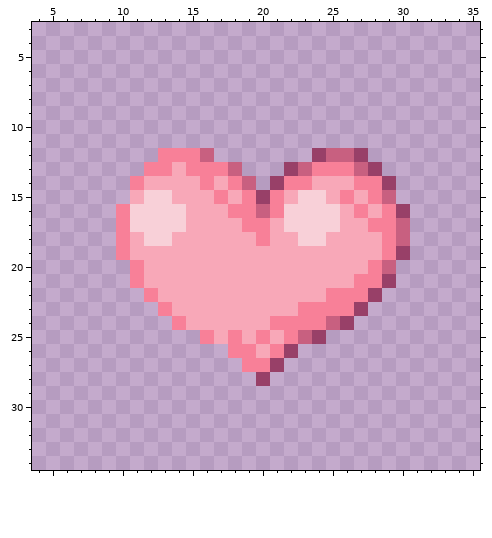
Pixel-art sprite -- assets/images/attacks/fairy-attack.png. Above is the file before it was changed.
The file is 42x40 pixels. Shown: x 4..35, y 3..34.
The same view after the edit:
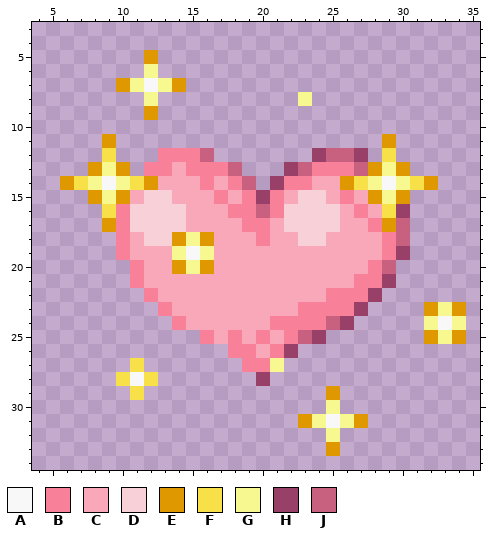
Palette (. is transparent): A #f8f8f8  B #f88098  C #f8a8b8  D #f8d0d8  E #e09800  F #f8e048  G #f8f890  H #984068  J #c86080
The exact change:
Colour A now appears in row 7 at x 12; in row 14 at x 9; in row 24 at x 33; in row 28 at x 11; in row 31 at x 25.
The author changed colour C to colour A in row 19 at x 15.
The author changed colour H to colour A in row 14 at x 29.
Colour E now appears in row 5 at x 12; in row 7 at x 10 and 14; in row 9 at x 12; in row 11 at x 9 and 29; in row 13 at x 8, 10 and 30; in row 14 at x 6 and 32.
Colour E now appears in row 15 at x 8, 10 and 30; in row 17 at x 9; in row 23 at x 32 and 34; in row 25 at x 32 and 34; in row 29 at x 25; in row 31 at x 23 and 27.
Colour E now appears in row 33 at x 25.
The author changed colour B to colour E in row 15 at x 28; in row 17 at x 29.
The author changed colour C to colour E in row 14 at x 12 and 26; in row 18 at x 14 and 16; in row 20 at x 14 and 16.
The author changed colour H to colour E in row 13 at x 28.
Colour F now appears in row 12 at x 9 and 29; in row 14 at x 7 and 31; in row 16 at x 9; in row 27 at x 11; in row 28 at x 10 and 12; in row 29 at x 11.
The author changed colour B to colour F in row 14 at x 11 and 27; in row 16 at x 29.
Colour G now appears in row 6 at x 12; in row 7 at x 11 and 13; in row 8 at x 12 and 23; in row 13 at x 9 and 29; in row 14 at x 8, 10 and 30; in row 15 at x 9.
Colour G now appears in row 23 at x 33; in row 24 at x 32 and 34; in row 25 at x 33; in row 30 at x 25; in row 31 at x 24 and 26; in row 32 at x 25.
The author changed colour B to colour G in row 14 at x 28.
The author changed colour C to colour G in row 18 at x 15; in row 19 at x 14 and 16; in row 20 at x 15.
The author changed colour H to colour G in row 27 at x 21.
The author changed colour J to colour G in row 15 at x 29.
Where, in picture pixels (left, top, right, bottom), the same in both pictures:
changed: (60, 50, 214, 274)
added: (298, 92, 312, 106)
changed: (340, 134, 438, 232)
added: (424, 302, 466, 344)
added: (116, 358, 158, 400)
changed: (270, 358, 368, 456)
